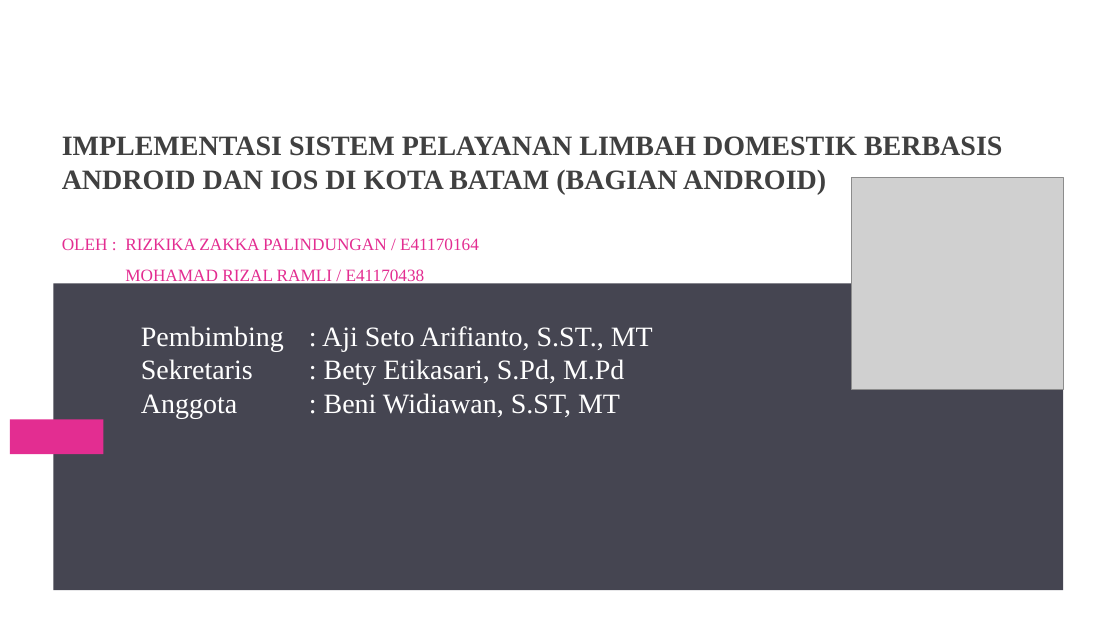
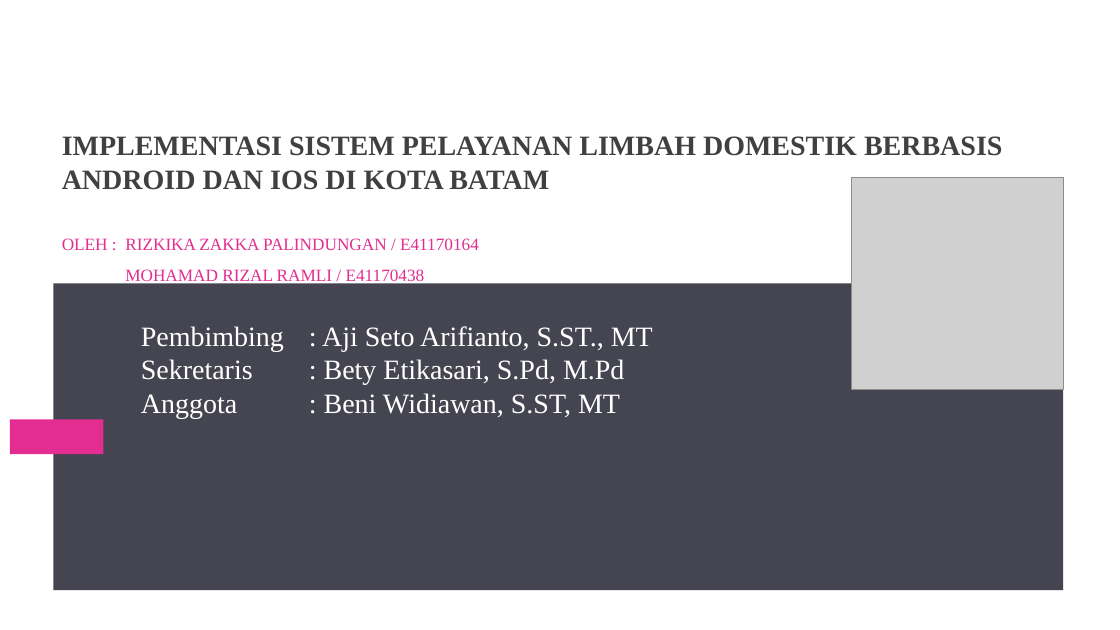
Before and after one commit to palindungan/file_penting_cadangan, a slide deck: slide 1 of PKL Industri 2020/magang_ppt.pptx. Drawn at 1120x630 pixels with LibreOffice and Linux fonts; fonts in the diff are those of the drawing; grey boxes stand for pictures. Boxes give left, top, right and bottom in pixels: in the first picture for what was removed or moved away, otherwise in the second. Text is boxed around its words. In the diff, an @@ line names an element or a change of style, - is before the commit and + after.

```diff
--- a/PKL Industri 2020/magang_ppt.pptx
+++ b/PKL Industri 2020/magang_ppt.pptx
@@ title at <box>62,136,1002,190</box>: text changed @@
-IMPLEMENTASI SISTEM PELAYANAN LIMBAH DOMESTIK BERBASIS ANDROID DAN IOS DI KOTA BATAM (BAGIAN ANDROID)
+IMPLEMENTASI SISTEM PELAYANAN LIMBAH DOMESTIK BERBASIS ANDROID DAN IOS DI KOTA BATAM
```
